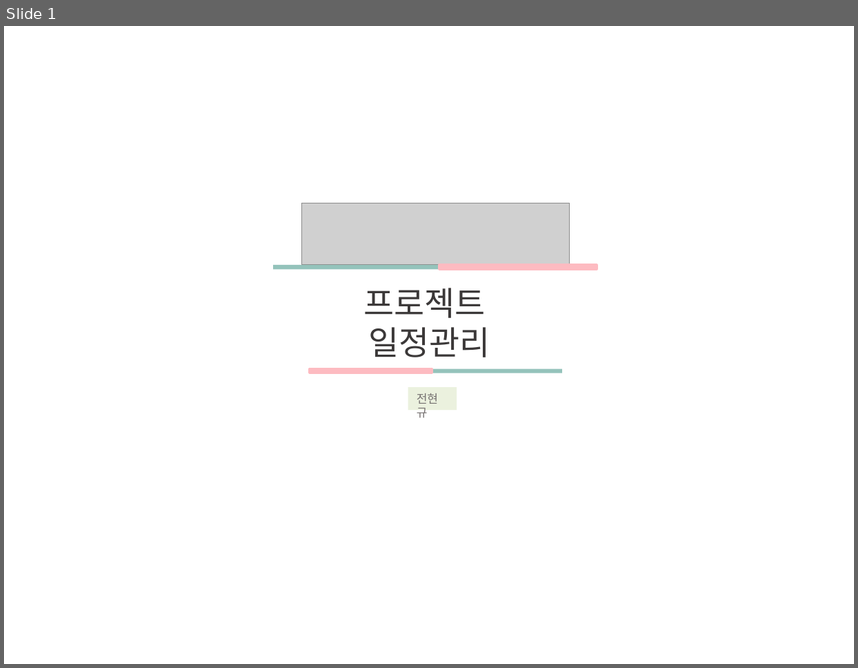
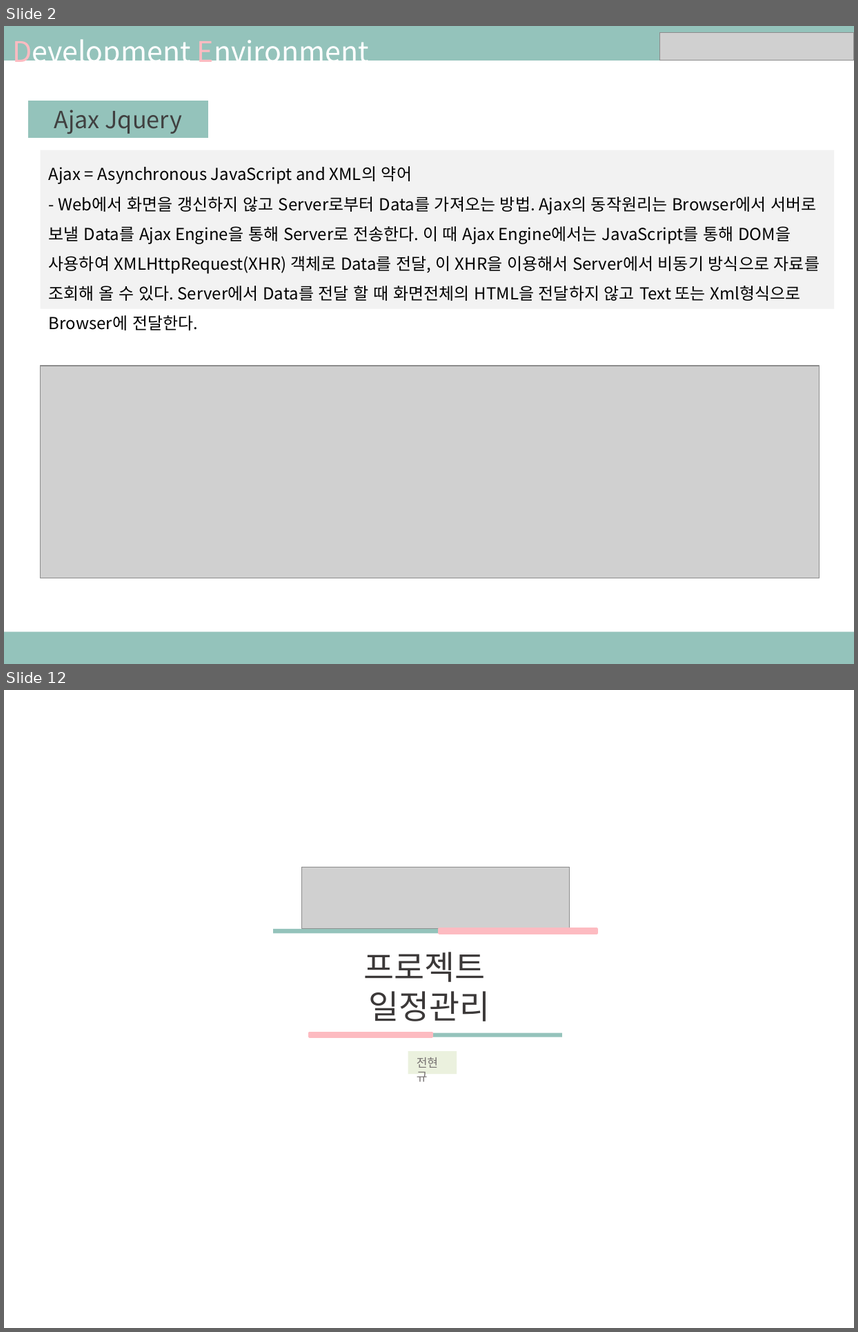
Before and after one commit to ezenteam03/project06, a slide deck: WebContent/jhk/0608 전현규.pptx. Shown one above the other, each under a label of ours: slide 1 before the commit, slides 2 and 12 after it; the slides between them are not shown. The pictures are 858x668 and 858x1332 pixels, drawn with LibreOffice and Linux fonts; fonts in the diff are those of the drawing; grey boxes stand for pictures. Boxes give left, top, right and bottom in pixels: in the first picture for what was removed or moved away, otherwise in the second. Text is boxed around its words. In the diff, an @@ line names an element or a change of style, - is before the commit and + after.

```diff
--- a/WebContent/jhk/0608 전현규.pptx
+++ b/WebContent/jhk/0608 전현규.pptx
@@ slide 2 added at [4,26,854,664], background #FFFFFF @@
@@ rectangle added at [4,26,854,61], fill #94C3BB @@
@@ text added at [12,39,369,69], 24 pt, text #FFFFFF @@
+Development Environment
@@ picture added at [660,33,854,61] @@
@@ rectangle added at [29,101,208,138], fill #94C3BB, outline #94C3BB 0.75 pt, 20 pt, text #404040 @@
+Ajax Jquery
@@ rectangle added at [41,150,835,309], fill #F2F2F2, 14 pt, text #000000 @@
+Ajax = Asynchronous JavaScript and XML의 약어
+- Web에서 화면을 갱신하지 않고 Server로부터 Data를 가져오는 방법. Ajax의 동작원리는 Browser에서 서버로 보낼 Data를 Ajax Engine을 통해 Server로 전송한다. 이 때 Ajax Engine에서는 JavaScript를 통해 DOM을 사용하여 XMLHttpRequest(XHR) 객체로 Data를 전달, 이 XHR을 이용해서 Server에서 비동기 방식으로 자료를 조회해 올 수 있다. Server에서 Data를 전달 할 때 화면전체의 HTML을 전달하지 않고 Text 또는 Xml형식으로 Browser에 전달한다.
@@ picture added at [41,365,819,577] @@
@@ rectangle added at [4,631,854,664], fill #94C3BB @@
@@ what was slide 1 is now slide 12 @@
```
Also in this commit, not shown: 11 other slides added, 11 other files.
